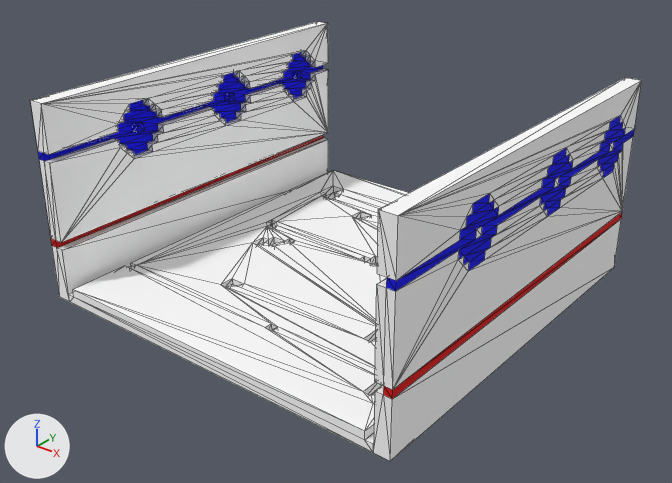
One commit to the FBX model KWEngine2Test/Models/Corridors/corridorStraight02_NoRoof.fbx: the scene before it, then after it.
Before and after are seen from a 50 mm lens placed at (5.13, -6.57, 4.49), pointed at (0.06, -0.23, 0.56). Lighting does not change. The marker at lower left points along +X, +Y and +Z. Mesh edges are drawn as thin lines.

The older version as bpy lines, for what is in view:
```python
mat_palette_006 = principled_material('palette.006')
mat_palette_006.texture = img_corridors_png  # with its transparency
mat_palette_006.roughness = 1.0
mat_palette_007 = principled_material('palette.007')
mat_palette_007.texture = img_corridors_png  # with its transparency
mat_palette_007.roughness = 1.0
me_floor1_002 = bpy.data.meshes.new('floor1.002')
me_floor1_002.from_pydata(...)  # 188 vertices, 376 faces; spans x -1.84..1.84, y -2.0..2.0, z 0.0..0.16
me_floor1_002.materials.append(mat_palette_009)  # picture img_corridors_png
me_wall_left1_003 = bpy.data.meshes.new('wall_left1.003')
me_wall_left1_003.from_pydata(...)  # 284 vertices, 564 faces; spans x 1.84..2.0, y -2.0..2.0, z 0.0..2.0
me_wall_left1_003.materials.append(mat_palette_006)  # picture img_corridors_png
me_wall_left1_004 = bpy.data.meshes.new('wall_left1.004')
me_wall_left1_004.from_pydata(...)  # 284 vertices, 564 faces; spans x -2.0..-1.84, y -2.0..2.0, z 0.0..2.0
me_wall_left1_004.materials.append(mat_palette_007)  # picture img_corridors_png
ob_floor1_002 = bpy.data.objects.new('floor1.002', me_floor1_002)
ob_floor1_002.location = (0.0, 0.0, 0.0)
ob_wall_left1_003 = bpy.data.objects.new('wall_left1.003', me_wall_left1_003)
ob_wall_left1_003.location = (0.0, 0.0, 0.0)
ob_wall_left1_004 = bpy.data.objects.new('wall_left1.004', me_wall_left1_004)
ob_wall_left1_004.location = (0.0, 0.0, 0.0)
```
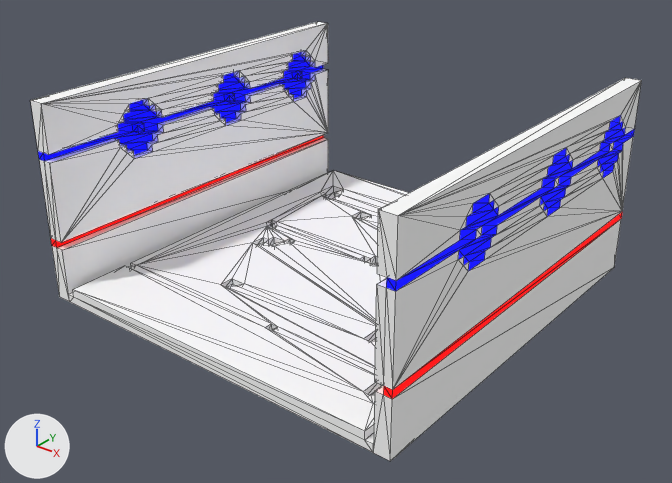
Location of each change, [x1, y1, x2, y2] in pixels of the pictures (672 x 483 px):
```json
{"object": "wall_left1.003", "change": "surface changed", "before": [375, 113, 635, 402], "after": [375, 113, 635, 402]}
{"object": "wall_left1.004", "change": "surface changed", "before": [38, 48, 328, 252], "after": [38, 48, 328, 252]}
```

Scene script edits in JSON lines:
```json
{"op": "add", "block": "img_corridors_emissive_png", "code": ["img_corridors_emissive_png = load_image('corridors_emissive.png', 'corridors_emissive.png', 256, 1, 'sRGB')"]}
{"block": "mat_palette_006", "where": "n0 = _N.new('ShaderNodeBsdfPrincipled'); n0.name = 'Principled BSDF'"}
{"op": "add", "block": "mat_palette_006", "code": "n0.inputs[28].default_value = 1.0  # 'Emission Strength'"}
{"op": "add", "block": "mat_palette_006", "code": "n3 = _N.new('ShaderNodeTexImage'); n3.name = 'Image Texture.001'"}
{"op": "add", "block": "mat_palette_006", "code": "n3.image = img_corridors_emissive_png"}
{"op": "add", "block": "mat_palette_006", "code": "_L.new(n3.outputs[0], n0.inputs[27])  # 'Color' to 'Emission Color'"}
{"block": "mat_palette_007", "where": "n0 = _N.new('ShaderNodeBsdfPrincipled'); n0.name = 'Principled BSDF'"}
{"op": "add", "block": "mat_palette_007", "code": "n0.inputs[28].default_value = 1.0  # 'Emission Strength'"}
{"op": "add", "block": "mat_palette_007", "code": "n3 = _N.new('ShaderNodeTexImage'); n3.name = 'Image Texture.001'"}
{"op": "add", "block": "mat_palette_007", "code": "n3.image = img_corridors_emissive_png"}
{"op": "add", "block": "mat_palette_007", "code": "_L.new(n3.outputs[0], n0.inputs[27])  # 'Color' to 'Emission Color'"}
```
